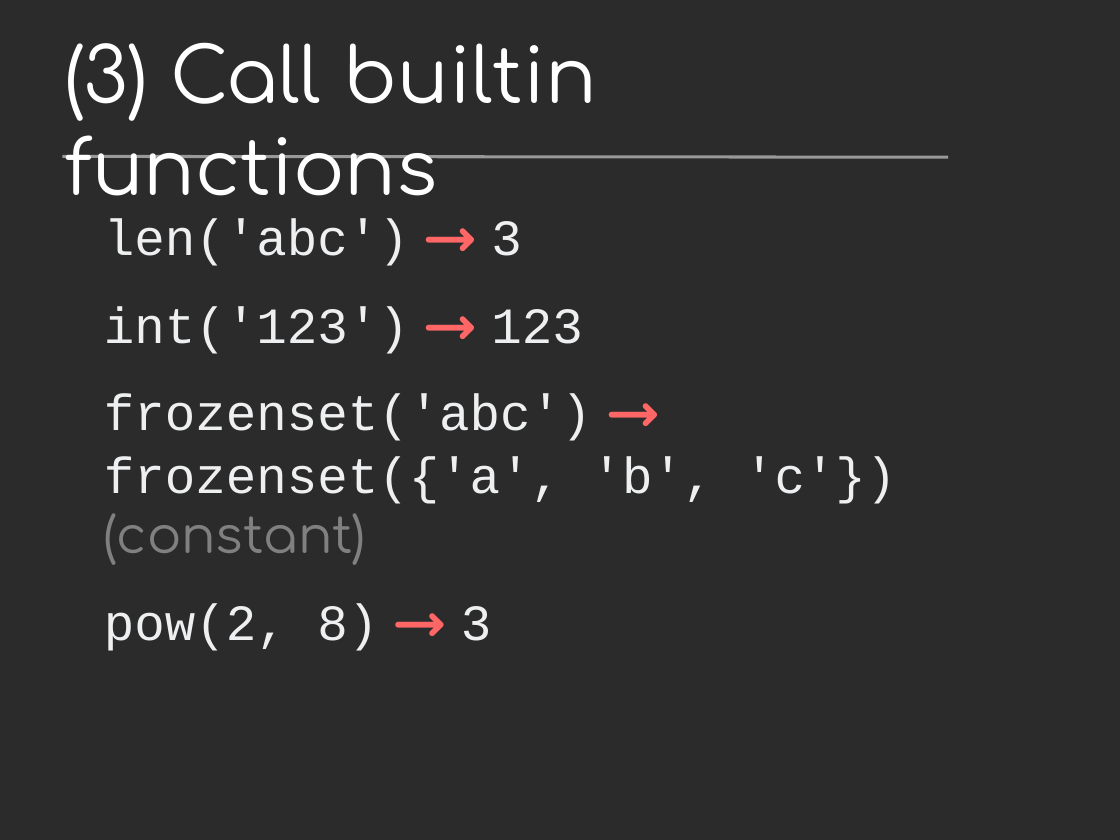
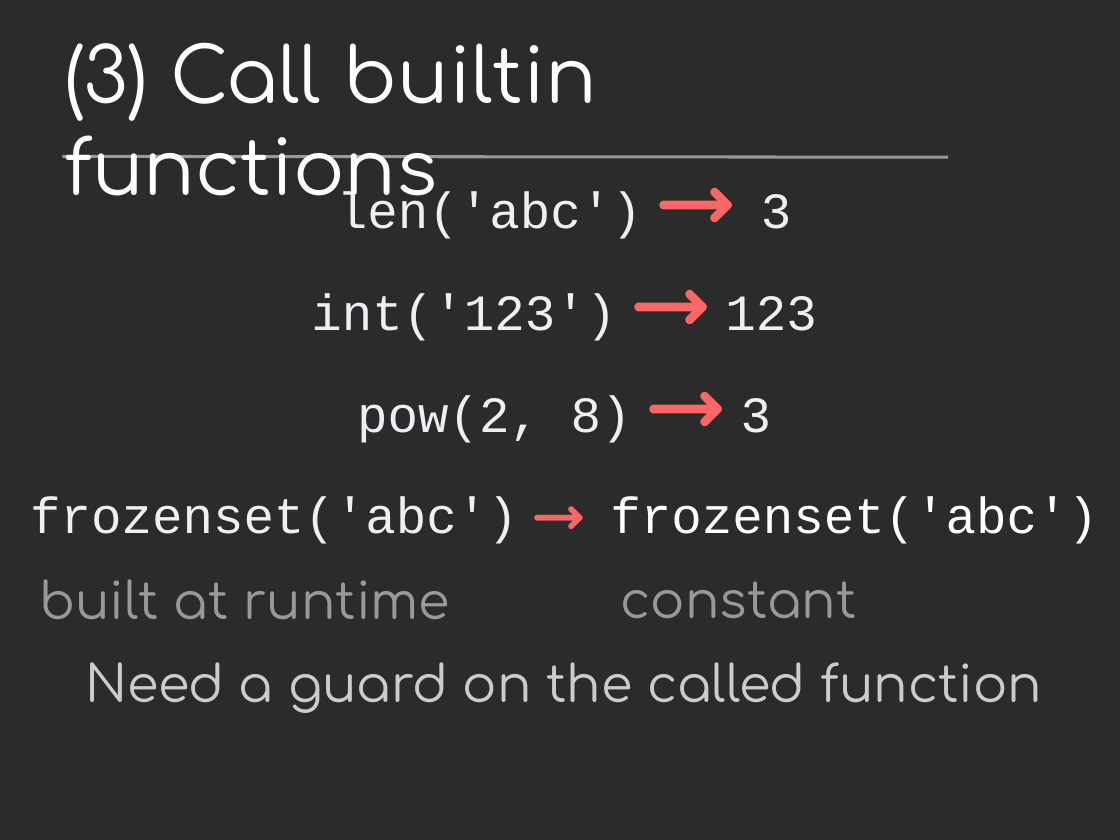
Before and after one commit to vstinner/talks, a slide deck: slide 21 of 2016-FOSDEM/fat_python.odp (slide 20 before the commit). Drawn at 1120x840 pixels with LibreOffice and Linux fonts; fonts in the diff are those of the drawing; background and template pictures are left out; a plain dark background stands for a picture behind light text. Boxes give left, top, right and bottom in pixels: in the first picture for what was removed or moved away, otherwise in the second. Text is boxed around its words. In the diff, an @@ line names an element or a change of style, - is before the commit and + after.

```diff
--- a/2016-FOSDEM/fat_python.odp
+++ b/2016-FOSDEM/fat_python.odp
@@ text at <box>30,192,1098,713</box>: text changed @@
-len('abc') → 3
-int('123') → 123
-frozenset('abc') → frozenset({'a', 'b', 'c'})
-(constant)
-pow(2, 8) → 3
+len('abc') → 3
+int('123') → 123
+pow(2, 8) → 3
+frozenset('abc') → frozenset('abc')
+Need a guard on the called function
@@ text added at <box>39,579,450,619</box>, 36 pt, text #999999 @@
+built at runtime
@@ text added at <box>621,581,857,618</box>, 36 pt, text #999999 @@
+constant
```
Also in this commit, not shown: 28 other slides changed, 12 slides added, 6 slides removed, 1 other file.
